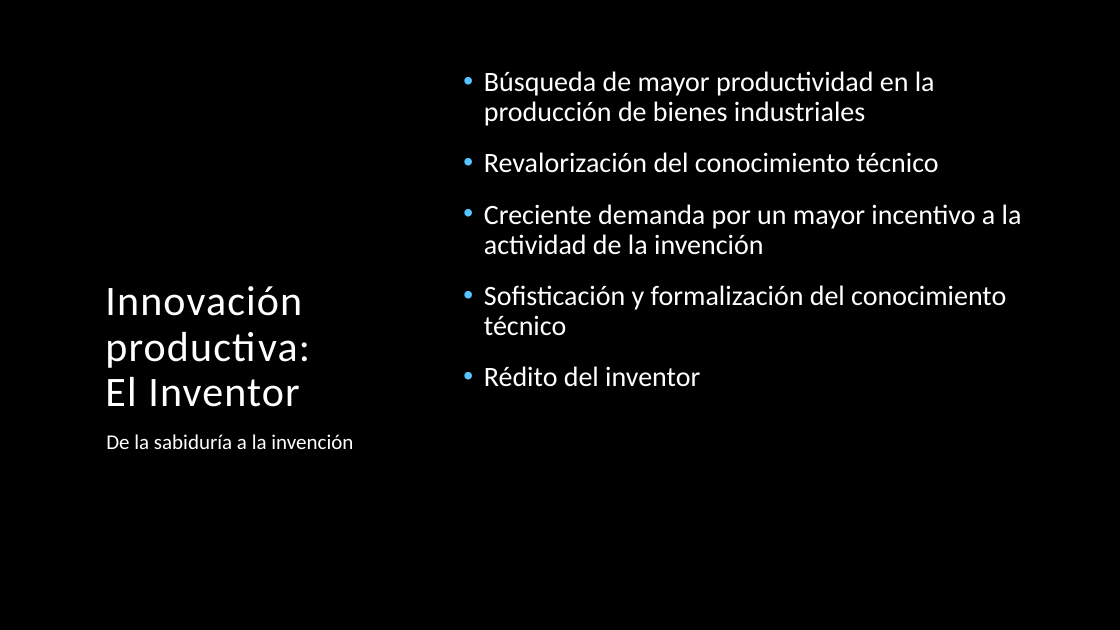
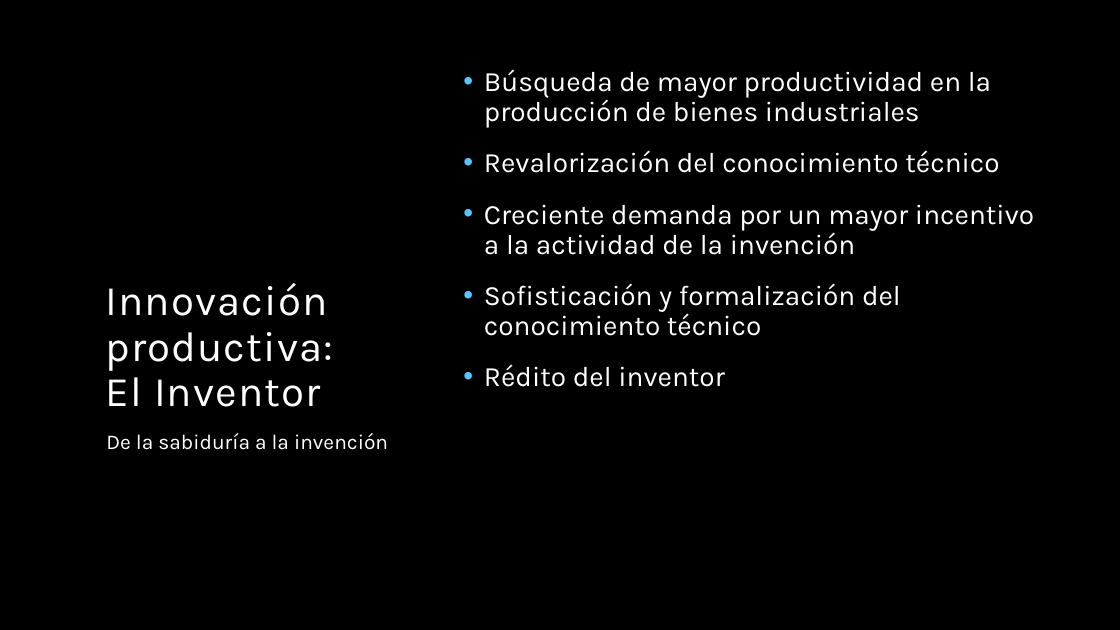
Before and after one commit to miparnisari/implantaciondesistemas, a slide deck: slide 14 of Presentacion/Fuga de Información.pptx. Drawn at 1120x630 pixels with LibreOffice and Linux fonts; fonts in the diff are those of the drawing; background and template pictures are left out. Boxes give left, top, right and bottom in pixels: in the first picture for what was removed or moved away, otherwise in the second. Text is boxed around its words. In the diff, an @@ line names an element or a change of style, - is before the commit and + after.

```diff
--- a/Presentacion/Fuga de Información.pptx
+++ b/Presentacion/Fuga de Información.pptx
@@ font Calibri to Karla in 3 elements at [105, 283, 333, 407], [484, 69, 1034, 387], [106, 433, 388, 450] @@
```
Also in this commit, not shown: 8 other slides changed, 1 slide added, 2 slides removed.
